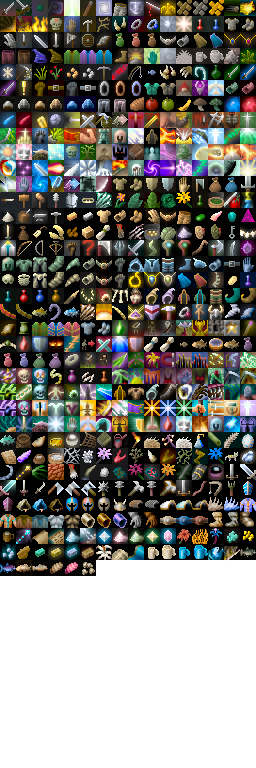
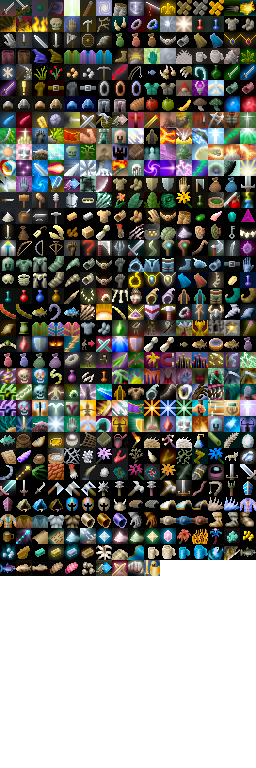
Revision of a layered 256 × 768 image; what changed, layer by layer:
painted on "Background" over [96, 560, 160, 576]
painted on "shade" over [112, 560, 160, 576]
